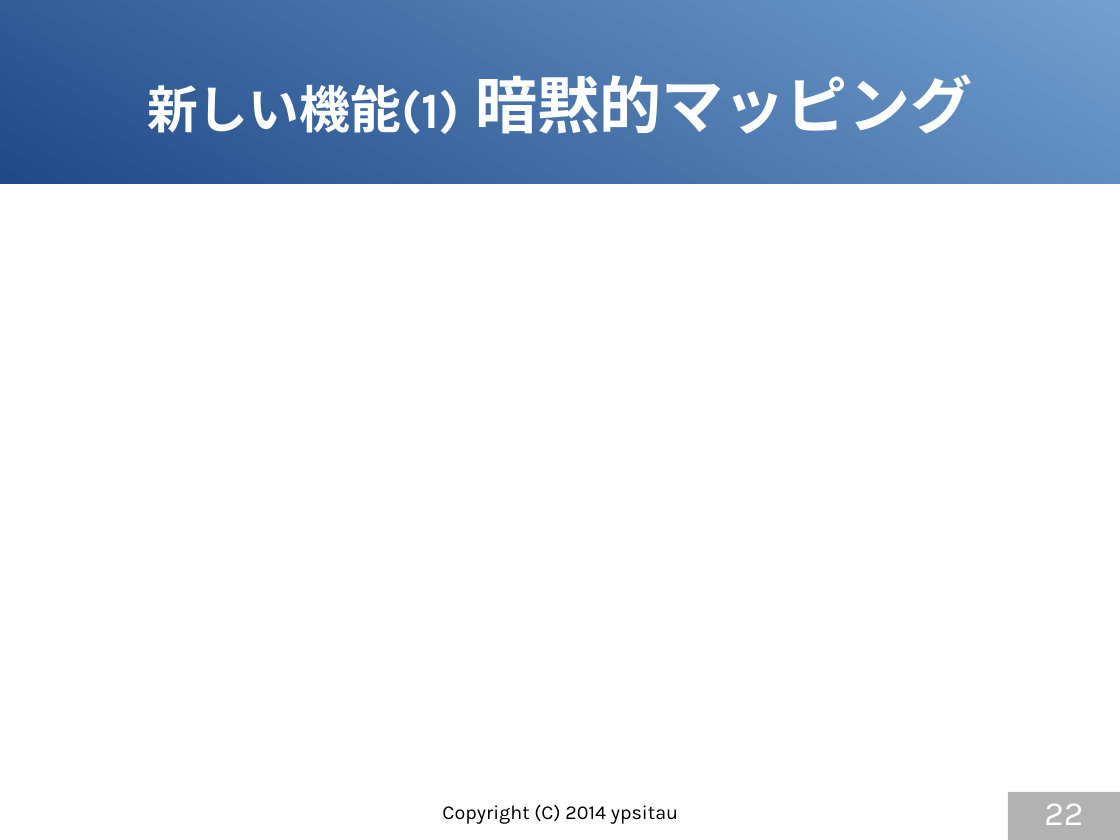
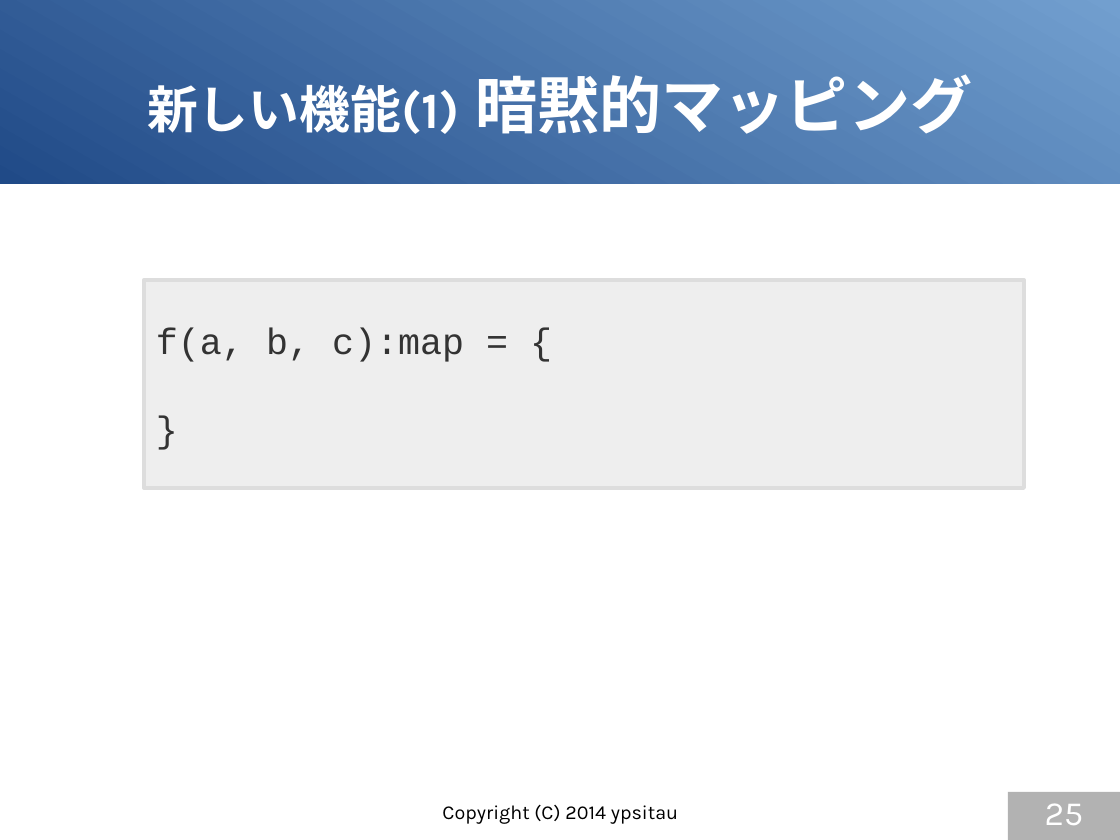
Before and after one commit to gura-lang/gura-doc, a slide deck: slide 25 of presentation/gura-introduction.odp (slide 22 before the commit). Drawn at 1120x840 pixels with LibreOffice and Linux fonts; fonts in the diff are those of the drawing. Boxes give left, top, right and bottom in pixels: in the first picture for what was removed or moved away, otherwise in the second. Text is boxed around its words. In the diff, an @@ line names an element or a change of style, - is before the commit and + after.

```diff
--- a/presentation/gura-introduction.odp
+++ b/presentation/gura-introduction.odp
@@ rectangle added at [144, 281, 1024, 489], fill #EEEEEE, outline #DDDDDD 2.83 pt, 26 pt, text #333333 @@
+f(a, b, c):map = {
+}
@@ page number at [1045, 803, 1084, 825]: text changed @@
-22
+25
```
Also in this commit, not shown: 8 other slides changed, 4 slides added.
